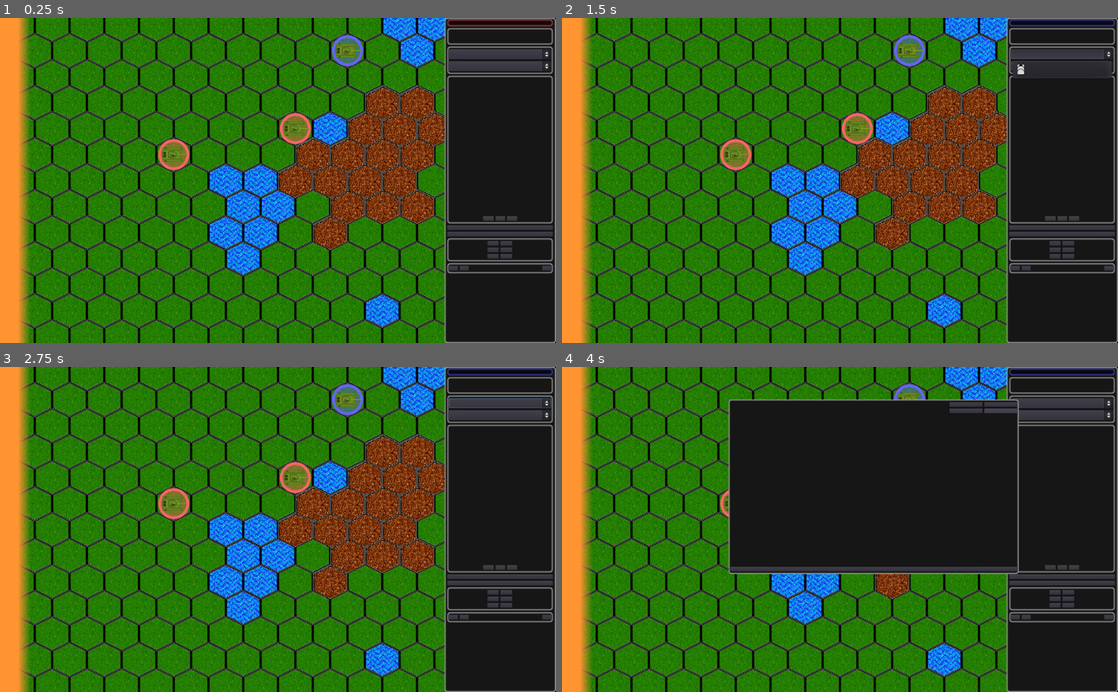
Above: before the commit, frames 1-4 (two rows, left to right).
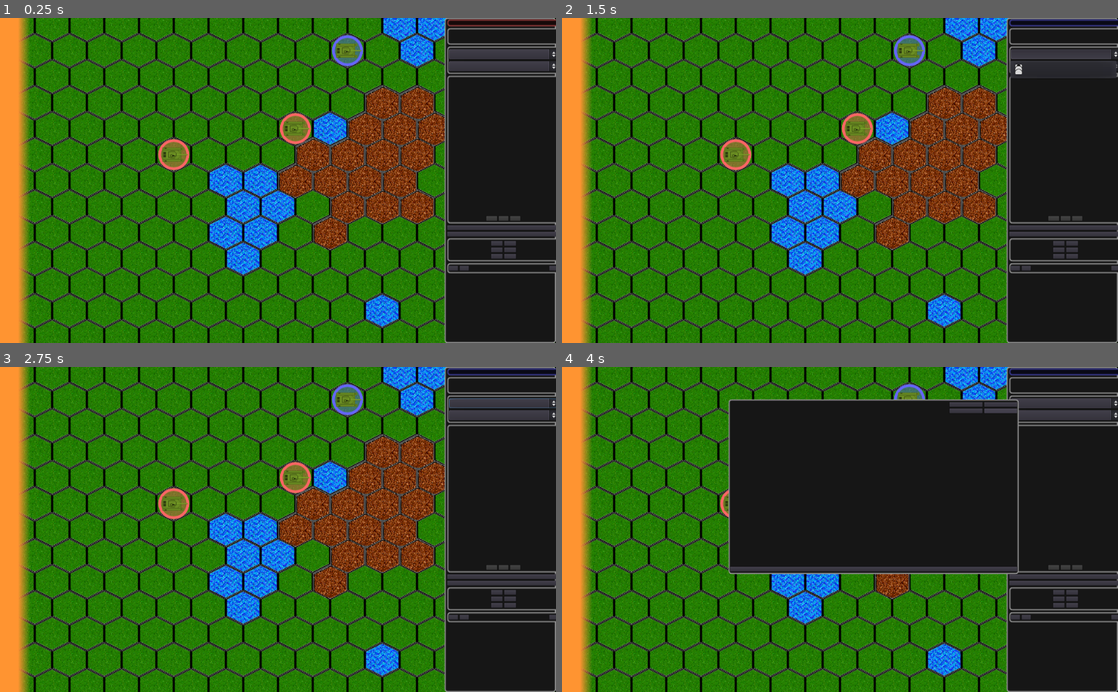
Above: after the commit, the same moments.

Repository: stefanos-86/HexGame
Game: Godot game, scene res://Scenes/HexMap.tscn
Two runs of this game, one before a commit and one after it. Both use one fixed random seed, a clock stepped at 60 frames per second and the inputs below.
Inputs:
- Up to frame 1 (0.25 s): no input
- Up to frame 2 (1.5 s): click "End Turn" at 0.5 s; click "Fire at will" at 1.25 s
- Up to frame 3 (2.75 s): click "Slow" at 2 s
- Up to frame 4 (4 s): click "Artillery" at 2.75 s; click "Cancel" at 3.5 s

The runs differ from the first frame. In frame 1, 0.6% of the frame differs, in the area x 86-100%, y 0-79%; in frame 2, 0.7%, in the area x 80-100%, y 0-79%; in frame 3, 0.6%; in frame 4, 0.6%.

Commit message:
Godot has coroutines - used them to animate the artillery.

Diff:
--- a/FreeScripts/Game.gd
+++ b/FreeScripts/Game.gd
@@ -35,6 +35,11 @@
 class MoveEffect:
   var actual_path = null
   var final_result = null
+
+class ArtilleryEffect:
+  var actual_hit = null
+  var final_result = null
+  var destroyed_target = null
 
 var first_player_in_turn
 var current_player
@@ -188,3 +193,34 @@
     unit.speed = speed_levels.POP_OUT
   else:
     unit.speed = speed_levels.SLOW # TODO: check movement settings.
+
+func fire_artillery(cannons, terrain):
+  var results = []
+
+  for c in cannons:
+    var expected_target = c.target_coordinates
+    var possible_hits = terrain.within_distance(expected_target, c.margin_of_error)
+
+    var actual_hit_index = rng.randi_range(0, possible_hits.size() -1)
+    var actual_hit = possible_hits[actual_hit_index]
+
+    var outcome = ArtilleryEffect.new()
+    outcome.actual_hit = actual_hit
+    outcome.final_result = fire_outcome.MISS
+
+    var object_at_hit = terrain.what_is_at(actual_hit)
+
+    if object_at_hit != null:
+      var already_hit = false
+      for effect in results:
+        if effect.destroyed_target == object_at_hit:
+            already_hit = false
+
+      # TODO: more complex destruction model? Account for armor?
+      if already_hit == false and object_at_hit != null and rng.randf() < 0.3:
+        outcome.final_result = fire_outcome.DESTROYED
+        outcome.destroyed_target = object_at_hit
+
+    results.append(outcome)
+
+  return results
--- a/Scenes/Control.gd
+++ b/Scenes/Control.gd
@@ -224,10 +224,22 @@
   artillery_plot_done()  # In case the window is still open!
   unselect_current_unit()
   game.next_turn()
-  units.reset_points_and_speed()
+  units.reset_points_and_speed(game.current_player)
+  units.progress_fire_missions(game.current_player)
   interface.clear_action_descritpion()
   interface.clear_movement_plot()
   interface.refresh_turn_info(game)
+
+  var artillery_effects = game.fire_artillery(units.ready_fire_missions(game.current_player), terrain)
+  for outcome in artillery_effects:
+
+    print ("Before call ", OS.get_ticks_msec())
+    yield(interface.animate_artillery(outcome), "completed")
+
+    print ("After call ", OS.get_ticks_msec())
+    target_to_destroy = outcome.destroyed_target
+    after_shoot()
+
 
 func plot_artillery():
   animation_in_progress = true # Block the input on the map.
@@ -249,10 +261,10 @@
 
 
 func complete_artillery_plot(target_cell):
+  animation_in_progress = true
   selected_cannon.plot_fire_mission(target_cell)
-  var cannons = units.available_fire_support(game.current_player)
-  interface.show_artillery_box(cannons, self)
+  plot_artillery()
 
 func cancel_fire_mission(cannon):
   cannon.cancel_fire_mission()
-  plot_artillery() # Restart from scratch.
+  plot_artillery()
--- a/Scenes/HexMap.tscn
+++ b/Scenes/HexMap.tscn
@@ -95,8 +95,11 @@
 self_modulate = Color( 1, 0, 0, 1 )
 anchor_left = 0.805
 anchor_top = 0.005
-anchor_right = 0.995
+anchor_right = 0.967
 anchor_bottom = 0.995
+margin_left = -0.320007
+margin_right = 41.12
+margin_bottom = 106.0
 mouse_filter = 0
 theme = ExtResource( 6 )
 custom_constants/separation = 4
--- a/Scenes/Interface.gd
+++ b/Scenes/Interface.gd
@@ -84,11 +84,8 @@
   var attack_from = terrain.cell_to_world(terrain.where_is(attacker))
   var attack_to = terrain.cell_to_world(terrain.where_is(target))
 
-  $Explosion.position = attack_to
-  if outcome.final_result == g.fire_outcome.MISS:
-    var fudge_angle = rng.randf_range(0, PI * 2)
-    var fudge_vector = Vector2(30, 0).rotated(fudge_angle)
-    $Explosion.position += fudge_vector
+  var imprecise = outcome.final_result == g.fire_outcome.MISS
+  prepare_explosion(attack_to, imprecise)
 
   $MovementPath.curve.add_point(attack_from)
   $MovementPath.curve.add_point($Explosion.position)
@@ -109,6 +106,13 @@
   action_label.text = message
   action_label.modulate = colors_for_fire[outcome.final_result]
 
+func prepare_explosion(wc_position, imprecise):
+  $Explosion.position = wc_position
+  if imprecise:
+    var fudge_angle = rng.randf_range(0, PI * 2)
+    var fudge_vector = Vector2(30, 0).rotated(fudge_angle)
+    $Explosion.position += fudge_vector
+
 func animate_explosion(missile):
   add_child(missile)
   $Explosion/AnimationPlayer.play("ExplosionAnimation")
@@ -213,7 +217,7 @@
 
 func describe_cell_artillery(cell_coordinates, cannon):
   describe_terrain(cell_coordinates)
-  $Camera/L/Sidebar/Descriptions/VB/UnitDescription.text = gun_label(cannon)
+  $Camera/L/Sidebar/Descriptions/VB/UnitDescription.text = "Gun %d" % cannon.id
 
 func mark_as_selected(unit):
   unit.get_node("Highlight").modulate =  color_for_highlight
@@ -285,4 +289,20 @@
     return label + " no target - %s rounds left." % cannon.rounds_left
 
   # The last possible case is a fire mission ongoing.
-  return label + " target at ({1}, {2}) in {3} turns.".format([cannon.target_coordinates.x, cannon.target_coordinates.y, cannon.turns_to_fire])
+  return label + " target at ({0}, {1}) in {2} turns.".format([cannon.target_coordinates.x, cannon.target_coordinates.y, cannon.turns_to_fire])
+
+func animate_artillery(effect):
+  var position = terrain.cell_to_world(effect.actual_hit)
+  var imprecise = effect.final_result == g.fire_outcome.MISS
+  prepare_explosion(position, imprecise)
+
+  var result_name = g.fire_outcome.keys()[effect.final_result]
+  var message = "Art. ({0}, {1}): {2}".format([effect.actual_hit.x, effect.actual_hit.y, result_name])
+  get_action_label().text = message
+
+  print ("Before exp ", OS.get_ticks_msec())
+  $Explosion/AnimationPlayer.play("ExplosionAnimation")
+  yield($Explosion/AnimationPlayer, "animation_finished")
+  print ("After exp ", OS.get_ticks_msec())
+
+  return true
--- a/Scenes/Terrain.gd
+++ b/Scenes/Terrain.gd
@@ -209,8 +209,20 @@
   var coord_a = where_is(unit_a)
   var coord_b = where_is(unit_b)
 
+  return distance_between_cells(coord_a, coord_b) -2 # "Discount" the start and end cells.
+
+func distance_between_cells(coord_a, coord_b):
   var start = positions_id[coord_a]
   var end = positions_id[coord_b]
 
   var path = shortest_path.get_point_path(start, end)
-  return path.size() -2 # "Discount" the start and end cells.
+  return path.size() # Discount the place where you already are.
+
+
+func within_distance(center, radius):
+  # Do it the safe, but slow and stupid, way.
+  var close_enough = []
+  for c in get_used_cells():
+    if distance_between_cells(center, c) < radius +1: # A one-cell circle has radius 1
+      close_enough.append(c)
+  return close_enough
--- a/Scenes/Units.gd
+++ b/Scenes/Units.gd
@@ -53,7 +53,6 @@
   order_of_battle.append(unit_to_place)
   add_child(unit_to_place)
 
-  reset_points_and_speed()
 
   var cannon = Artillery.new()
   cannon.owner = game.factions.RED
@@ -88,14 +87,15 @@
 func mark_destruction(unit):
   order_of_battle.erase(unit)
 
-func reset_points_and_speed():
+func reset_points_and_speed(player):
   for u in order_of_battle:
-    u.reset_points()
+    if u.faction == player:
+      u.reset_points()
 
-    # Not sure this is good. What if a unit ran out of move points
-    # and continue moving at the next turn? But what if it does not
-    # move?
-    u.speed = game.speed_levels.STATIONARY
+      # Not sure this is good. What if a unit ran out of move points
+      # and continue moving at the next turn? But what if it does not
+      # move?
+      u.speed = game.speed_levels.STATIONARY
 
 
 func available_fire_support(player):
@@ -104,3 +104,14 @@
     if c.owner == player:
       cannons.append(c)
   return cannons
+
+func progress_fire_missions(player):
+  for c in available_fire_support(player):
+    c.turns_to_fire -= 1
+
+func ready_fire_missions(player):
+  var cannons = []
+  for c in available_fire_support(player):
+    if c.turns_to_fire == 0:
+      cannons.append(c)
+  return cannons
